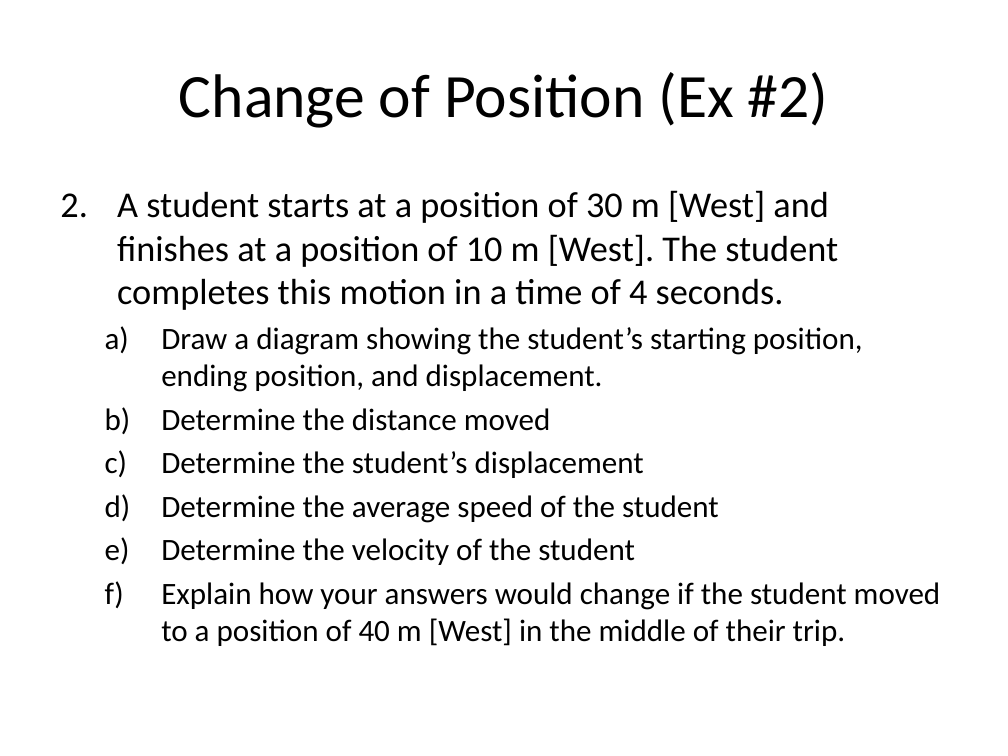
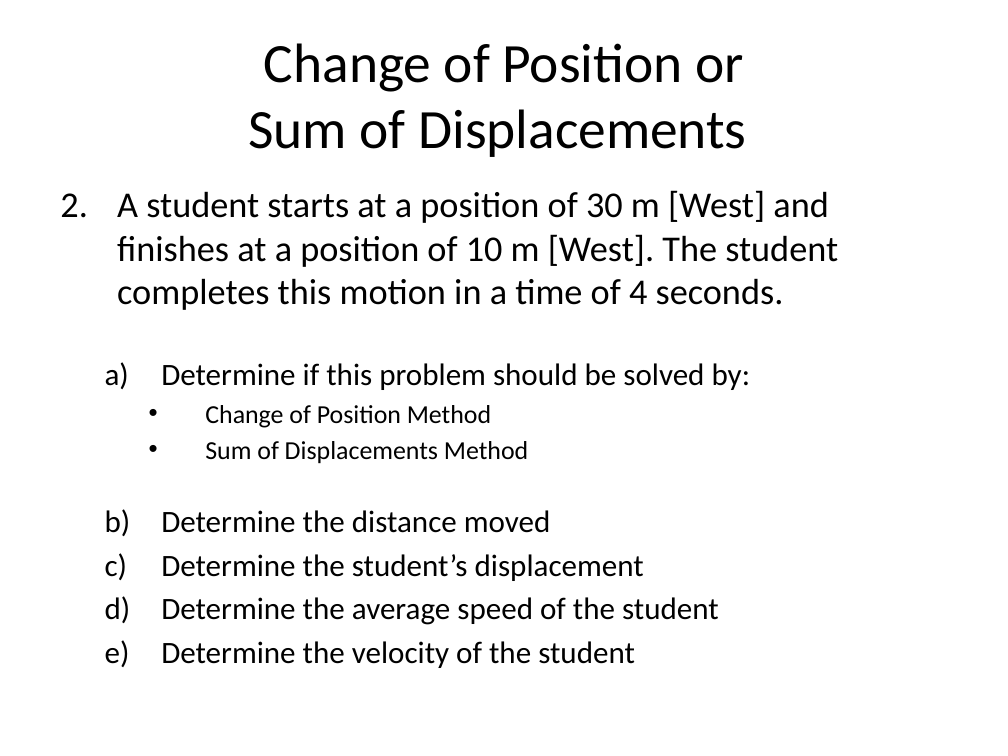
Before and after one commit to Greg5519/SPH3U0, a slide deck: slide 8 of Unit 3 Kinematics/Day03 Motion 1D/1D Motion Problems.pptx (slide 5 before the commit). Drawn at 1008x756 pixels with LibreOffice and Linux fonts; fonts in the diff are those of the drawing. Boxes give left, top, right and bottom in pixels: in the first picture for what was removed or moved away, otherwise in the second. Text is boxed around its words. In the diff, an @@ line names an element or a change of style, - is before the commit and + after.

```diff
--- a/Unit 3 Kinematics/Day03 Motion 1D/1D Motion Problems.pptx
+++ b/Unit 3 Kinematics/Day03 Motion 1D/1D Motion Problems.pptx
@@ title at [248, 43, 746, 157]: text changed; size 44 to 39.6 pt @@
-Change of Position (Ex #2)
+Change of Position or
+Sum of Displacements
@@ text at [161, 363, 751, 464]: text changed; size 22.2 to 18.5 pt @@
-  a) Draw a diagram showing the student’s starting position, ending position, and displacement.
+  a) Determine if this problem should be solved by:
+    • Change of Position Method
+    • Sum of Displacements Method
@@ text at [161, 582, 941, 646]: paragraph removed @@
-  f) Explain how your answers would change if the student moved to a position of 40 m [West] in the middle of their trip.
```
Also in this commit, not shown: 9 other slides changed, 1 slide added, 1 other file.
